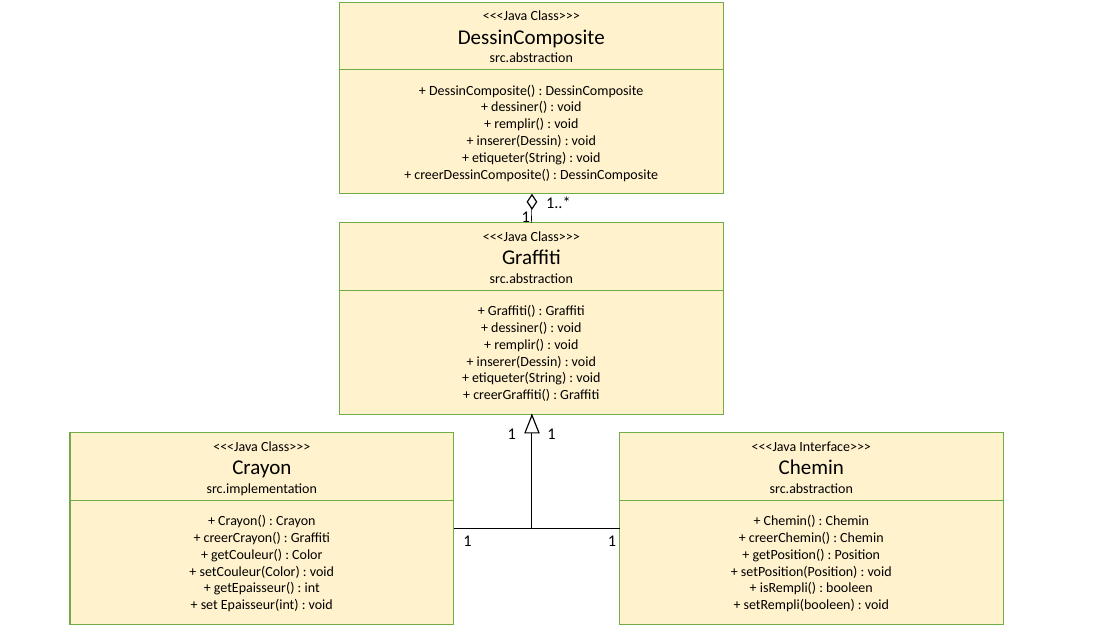
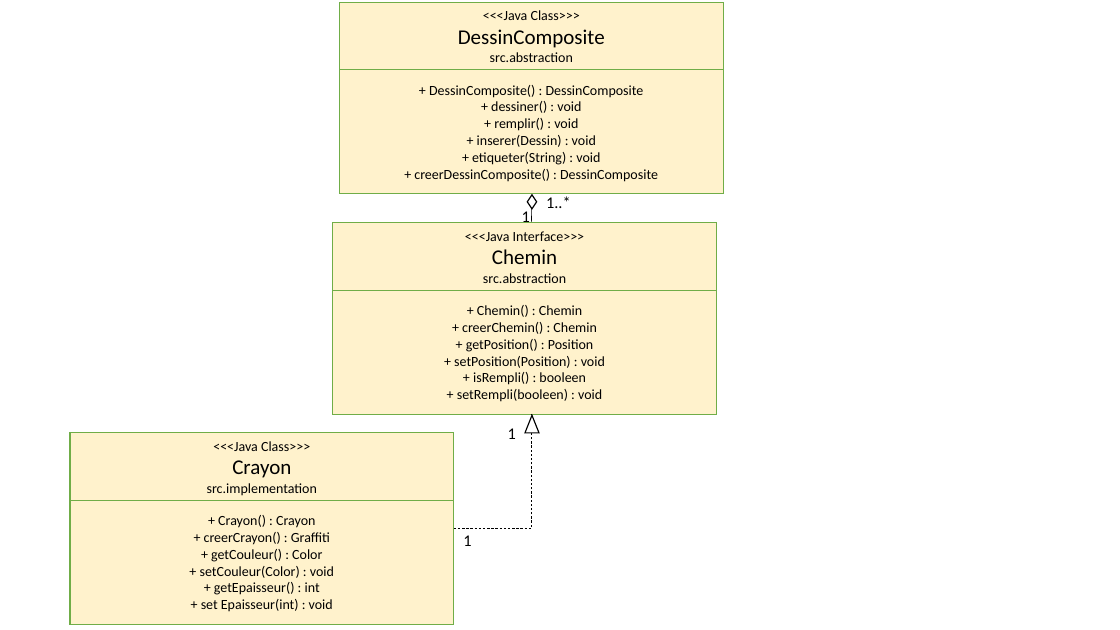
Before and after one commit to Gayout/dessin_vectoriel, a slide deck: slide 2 of patterns.pptx. Drawn at 1120x630 pixels with LibreOffice and Linux fonts; fonts in the diff are those of the drawing. Boxes give left, top, right and bottom in pixels: in the first picture for what was removed or moved away, otherwise in the second. Text is boxed around its words. In the diff, an @@ line names an element or a change of style, - is before the commit and + after.

Commit message:
edit pattern

```diff
--- a/patterns.pptx
+++ b/patterns.pptx
@@ rectangle "+ Chemin() : Chemin" moved from (x1=620, y1=433, x2=1004, y2=624) to (x1=333, y1=223, x2=717, y2=414) @@
@@ rectangle "<<<Java Interface>>>" moved from (x1=620, y1=433, x2=1004, y2=500) to (x1=333, y1=223, x2=717, y2=290) @@
@@ rectangle removed at (x1=339, y1=223, x2=723, y2=414) @@
-+ Graffiti() : Graffiti
-+ dessiner() : void
-+ remplir() : void
-+ inserer(Dessin) : void
-+ etiqueter(String) : void
-+ creerGraffiti() : Graffiti
@@ rectangle removed at (x1=339, y1=223, x2=723, y2=290) @@
-<<<Java Class>>>
-Graffiti
-src.abstraction
@@ elbow line removed from (620, 528) to (532, 414) @@
@@ text removed at (x1=547, y1=428, x2=555, y2=439) @@
-1
@@ text removed at (x1=608, y1=535, x2=616, y2=546) @@
-1
```
